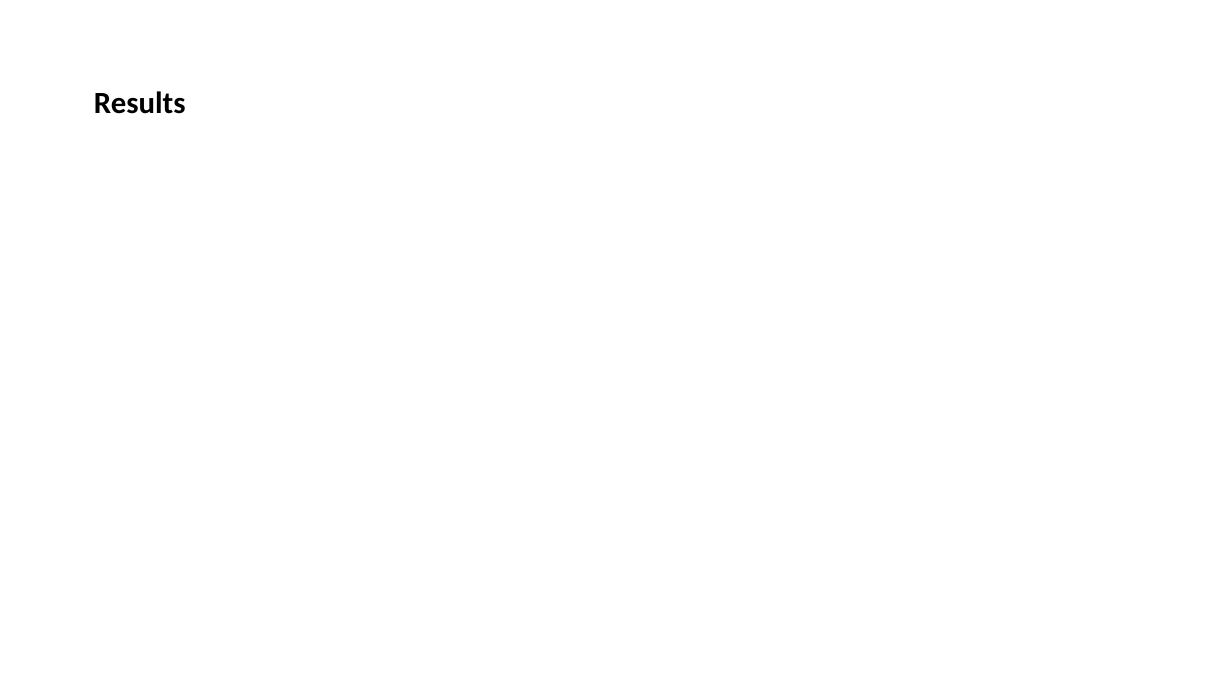
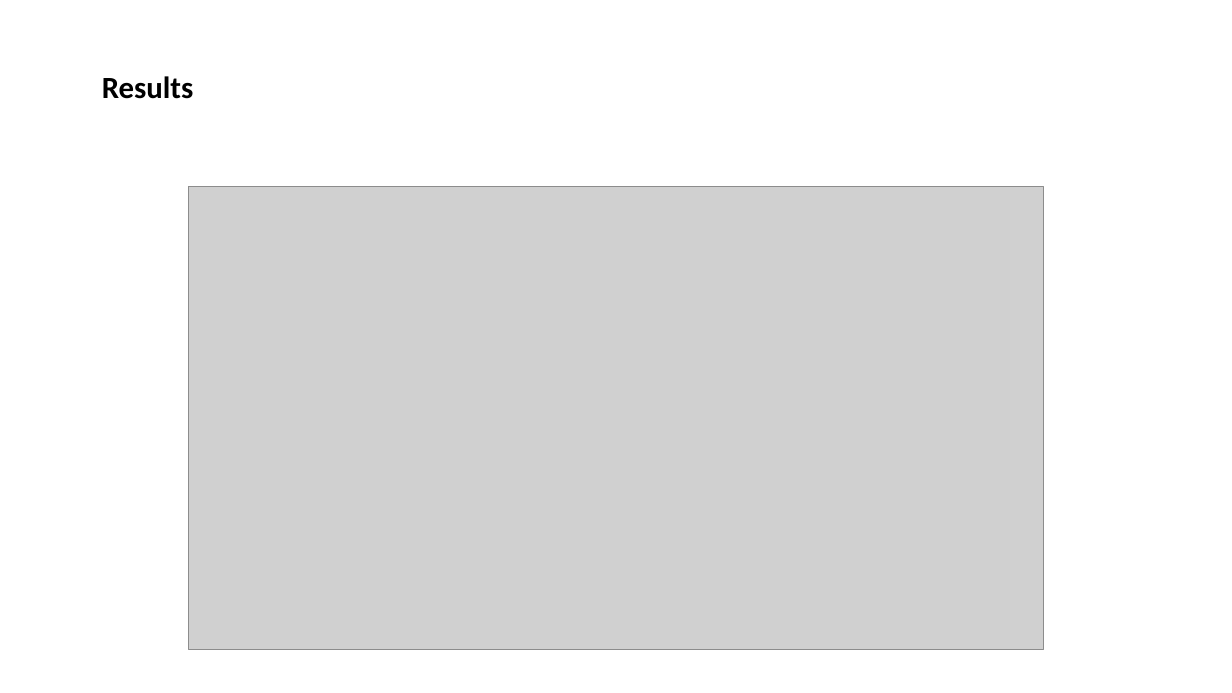
Before and after one commit to boabangf/GNN_RL_gene_trajectory_perturbation, a slide deck: slide 22 of ppt slides for omic codeathon (1) (1).pptx. Drawn at 1232x693 pixels with LibreOffice and Linux fonts; fonts in the diff are those of the drawing; grey boxes stand for pictures. Boxes give left, top, right and bottom in pixels: in the first picture for what was removed or moved away, otherwise in the second. Text is boxed around its words. In the diff, an @@ line names an element or a change of style, - is before the commit and + after.

```diff
--- a/ppt slides for omic codeathon (1) (1).pptx
+++ b/ppt slides for omic codeathon (1) (1).pptx
@@ title "Results": place and size @@
-title "Results" at [94, 91, 186, 114]
+title "Results" at [102, 76, 194, 99]
@@ picture added at [189, 187, 1044, 649] @@
```
Also in this commit, not shown: 3 other slides changed, 2 slides added, 1 slide removed.
